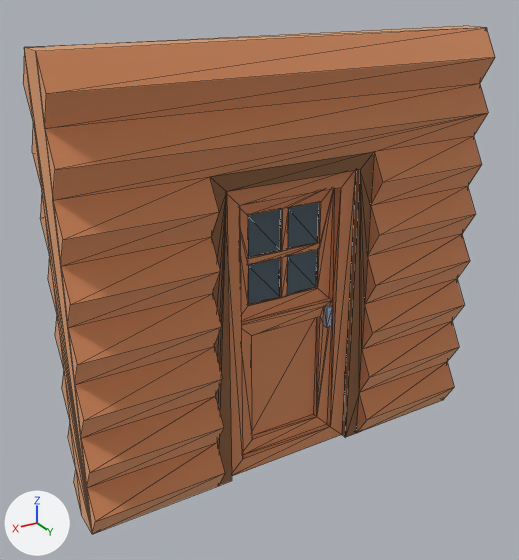
A saved change to the glTF model public/glb/cabinDoor.glb.
Rendered twice from a camera (50 mm lens) standing at (0.807, 1.23, 1.089) and looking at (0.056, -0.022, 0.463). Every picture has the same lights, and +X, +Y and +Z are marked at lower left. Mesh edges are drawn as thin lines.

Objects in the first picture: 'cabinDoor', 'door'.
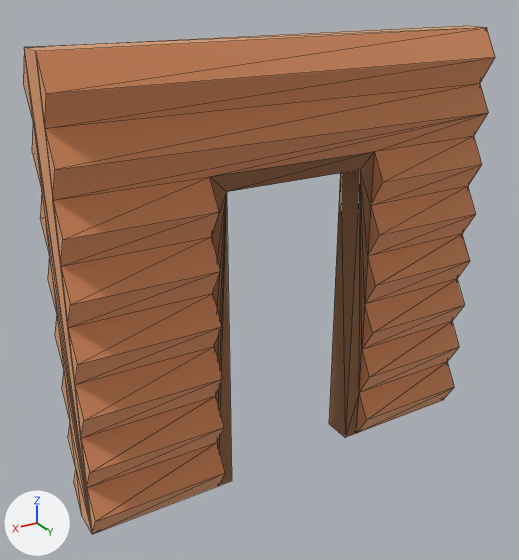
What differs and where, as boxes [x1, y1, x2, y2] in the pictures (519 x 560 px):
'door', no longer drawn (brown): before [227, 171, 356, 476]
    faces in mat_wood (beige #ebba91): [227, 171, 356, 476]
    faces in mat_window (blue #82949f): [248, 202, 319, 304]
    faces in mat_stone (white #cfd8e6): [323, 305, 333, 328]

The change, as a diff of the scene's bpy script:
```diff
--- a/public/glb/cabinDoor.glb.py
+++ b/public/glb/cabinDoor.glb.py
@@ ob_door @@
-ob_door = bpy.data.objects.new('door', me_mesh_door)
+ob_door = bpy.data.objects.new('door', None)
 ob_door.parent = ob_cabindoor
```
